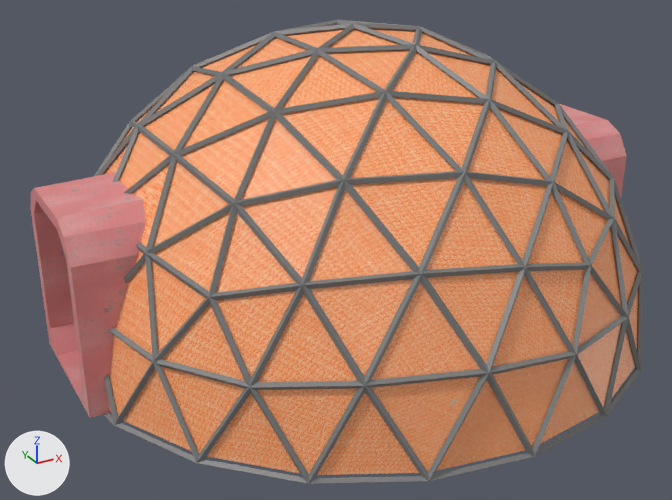
The Blender file Assets/homestead/models/dome_hab.blend as it was, and as the next commit left it.
Before and after are seen from a 50 mm camera at (-7.45, -12.97, 7.69) aimed at (-0.48, -0.31, 1.36). The axes (+X, +Y, +Z) are drawn at lower left. The lights are the same throughout.

Names of what the first picture shows: 'EntryFrame', 'Support', 'innerSkin'.
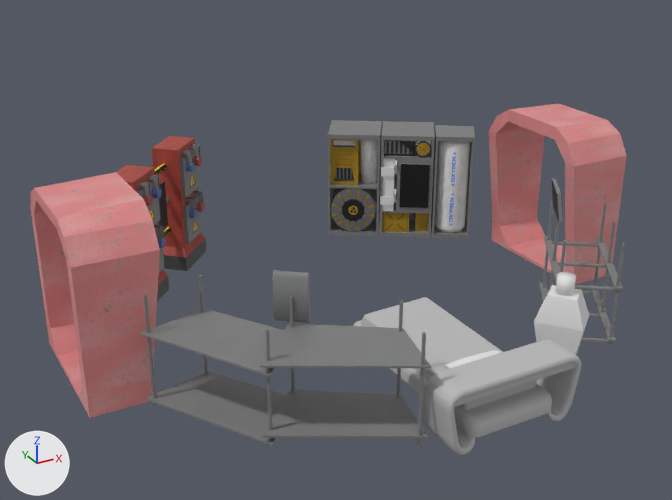
Location of each change, [x1, y1, x2, y2] in pixels of the pictures (672 x 500 px):
'innerSkin', hidden (orange)
    before: [105, 29, 638, 475]
'Support', hidden
    before: [94, 20, 644, 484]
'widgets', added
    after: [330, 139, 432, 232]
'cabinet', added
    after: [380, 159, 395, 211]
'foodShelves', unchanged, uncovered by the edit
    after: [140, 275, 431, 450]
'bedFrame', unchanged, uncovered by the edit
    before: [450, 399, 455, 406]
    after: [353, 320, 581, 455]
'lifeSupport', unchanged, uncovered by the edit
    after: [328, 120, 475, 239]
'bedMattress', unchanged, uncovered by the edit
    after: [361, 297, 537, 410]

Patch to the scene script:
```diff
--- a/Assets/homestead/models/dome_hab.blend.py
+++ b/Assets/homestead/models/dome_hab.blend.py
@@ mat_material @@
+mat_material = diffuse_material('Material')
+mat_material.base_color = (0.8, 0.8, 0.8)  # white #e7e7e7
@@ me_cube_008 @@
+me_cube_008.from_pydata(...)  # 32 vertices, 24 faces; spans x -0.07..-0.019, y -0.084..0.115, z -0.076..0.194
+me_cube_008.materials.append(mat_material)  # white #e7e7e7
@@ me_cube_006 @@
+me_cube_006.from_pydata(...)  # 62 vertices, 31 faces; spans x -0.023..0.207, y -0.106..0.042, z -0.202..0.724
+me_cube_006.materials.append(mat_material)  # white #e7e7e7
@@ me_cylinder @@
+me_cylinder.from_pydata(...)  # 239 vertices, 125 faces, 4 loose edges; spans x -3.44..1.06, y -1.05..3.25, z -0.74..1.0
+me_cylinder.materials.append(mat_gas_diffuse_jpg)  # picture img_gas_diffuse_jpg
@@ ob_innerskin @@
 ob_innerskin.scale = (4.97, 4.97, 4.97)
+ob_innerskin.hide_viewport = True
@@ ob_support @@
 ob_support.scale = (5.01, 5.01, 5.01)
+ob_support.hide_viewport = True
@@ ob_topswitch @@
+ob_topswitch = bpy.data.objects.new('topSwitch', me_cube_008)
+ob_topswitch.parent = ob_cabinet
+ob_topswitch.matrix_parent_inverse = Matrix(((1.0, 0.0, 0.0, -1.226), (0.0, 1.0, 0.0, -0.404), (0.0, 0.0, 1.0, -0.82), (0.0, 0.0, 0.0, 1.0)))
+ob_topswitch.location = (1.226, 0.404, 1.327)
@@ ob_cabinet @@
+ob_cabinet = bpy.data.objects.new('cabinet', me_cube_006)
+ob_cabinet.parent = ob_lifesupport
+ob_cabinet.matrix_parent_inverse = Matrix(((2.242, 0.0, 0.0, -2.635), (0.0, 2.242, 0.0, -0.243), (0.0, 0.0, 1.121, -1.187), (0.0, 0.0, 0.0, 1.0)))
+ob_cabinet.location = (1.226, 0.404, 0.82)
@@ ob_bottomswitch @@
+ob_bottomswitch = bpy.data.objects.new('bottomSwitch', me_cube_008.copy())
+ob_bottomswitch.parent = ob_cabinet
+ob_bottomswitch.matrix_parent_inverse = Matrix(((1.0, 0.0, 0.0, -1.226), (0.0, 1.0, 0.0, -0.404), (0.0, 0.0, 1.0, -0.82), (0.0, 0.0, 0.0, 1.0)))
+ob_bottomswitch.location = (1.226, 0.404, 0.82)
@@ ob_widgets @@
+ob_widgets = bpy.data.objects.new('widgets', me_cylinder)
+ob_widgets.parent = ob_lifesupport
+ob_widgets.matrix_parent_inverse = Matrix(((2.242, 0.0, 0.0, -2.635), (0.0, 2.242, 0.0, -0.243), (0.0, 0.0, 1.121, -1.187), (0.0, 0.0, 0.0, 1.0)))
+ob_widgets.location = (1.909, 0.159, 0.621)
+ob_widgets.rotation_euler = (1.571, 0.0, 0.0)  # degrees (90, 0, 0)
+ob_widgets.scale = (0.388, 0.388, 0.388)
```
